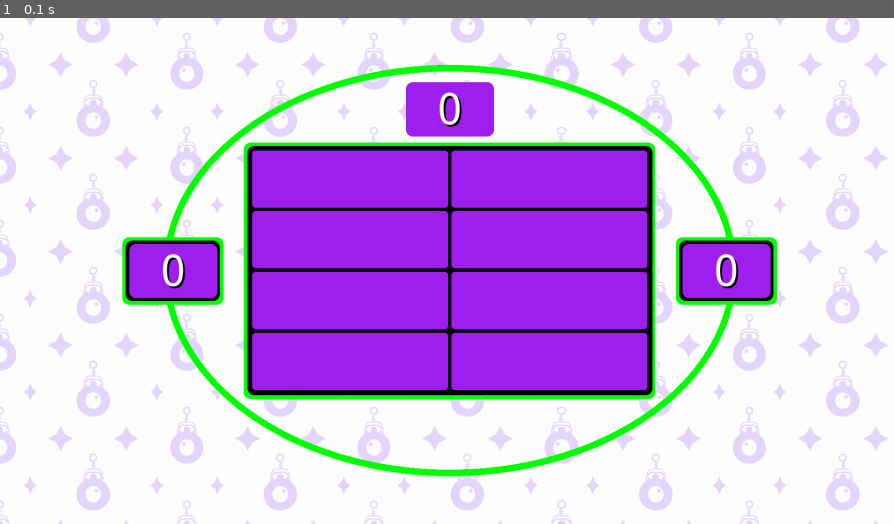
Above: before the commit, frame 1.
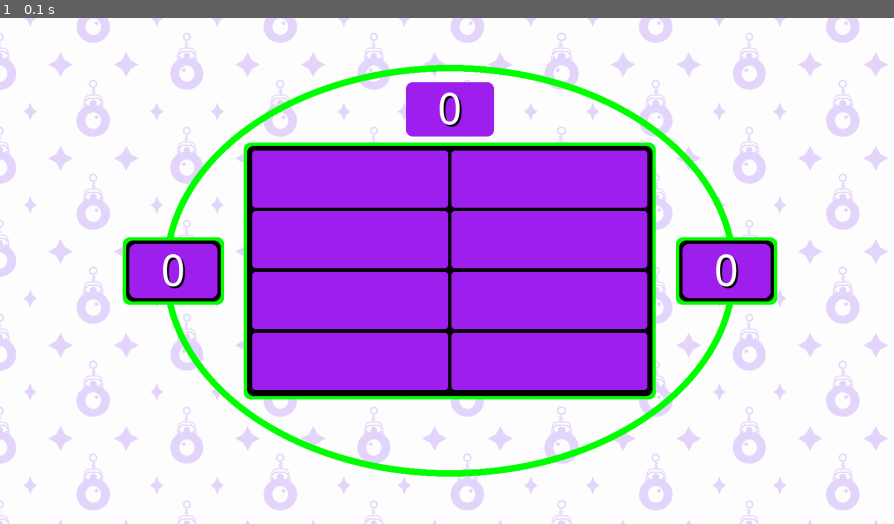
Above: after the commit, the same moment.

Repository: spierepf/FandomFeud
Game: pygame game, started from main_game/server.py
Two runs of this game, one before a commit and one after it. Both use one fixed random seed, a clock stepped at 60 frames per second and the inputs below.
Inputs:
- Up to frame 1 (0.1 s): no input

The runs differ from the first frame. In frame 1, 0.9% of the frame differs, in the area x 13-87%, y 24-91%.

Commit message:
Removed RectBuilder from main_game

Diff:
--- a/main_game/scoreboard_view.py
+++ b/main_game/scoreboard_view.py
@@ -5,7 +5,6 @@
 sys.path.append(abspath(join(dirname(__file__), '..')))
 from core.pygame_view import PygameView
 from core.config import BORDER_COLOUR, BACKGROUND_COLOUR, TEXT_BACKGROUND_COLOUR, BELL_SOUND, BUZZER_SOUND
-from core.rect_builder import RectBuilder
 from core.side import Side
 
 class LocalRect(pygame.Rect):
@@ -61,26 +60,22 @@
 
     def draw_borders(self):
         # Main ellipse
-        pygame.draw.ellipse(self.surface, BORDER_COLOUR, RectBuilder(self.surface).size(85, 61).done(), int(self.UNIT))
-        # pygame.draw.ellipse(self.surface, BACKGROUND_COLOUR, RectBuilder(self.surface).size(84, 60).done())
+        pygame.draw.ellipse(self.surface, BORDER_COLOUR, LocalRect(self.surface.get_rect()).resize(85*self.UNIT, 61*self.UNIT), int(self.UNIT))
 
         # Left score
-        pygame.draw.rect(self.surface, BORDER_COLOUR, RectBuilder(self.surface).size(15, 10).translate(-41, 0).done(),
-                         0, int(self.UNIT))
-        pygame.draw.rect(self.surface, BACKGROUND_COLOUR,
-                         RectBuilder(self.surface).size(14, 9).translate(-41, 0).done(), 0, int(self.UNIT))
+        rect = LocalRect(self.surface.get_rect()).resize(15*self.UNIT, 10*self.UNIT).move(-41*self.UNIT, 0)
+        pygame.draw.rect(self.surface, BORDER_COLOUR, rect,0, int(self.UNIT))
+        pygame.draw.rect(self.surface, BACKGROUND_COLOUR, rect.inflate(-self.UNIT, -self.UNIT), 0, int(self.UNIT))
 
         # Right score
-        pygame.draw.rect(self.surface, BORDER_COLOUR, RectBuilder(self.surface).size(15, 10).translate(+41, 0).done(),
-                         0, int(self.UNIT))
-        pygame.draw.rect(self.surface, BACKGROUND_COLOUR,
-                         RectBuilder(self.surface).size(14, 9).translate(+41, 0).done(), 0, int(self.UNIT))
+        rect = LocalRect(self.surface.get_rect()).resize(15*self.UNIT, 10*self.UNIT).move(+41*self.UNIT, 0)
+        pygame.draw.rect(self.surface, BORDER_COLOUR, rect,0, int(self.UNIT))
+        pygame.draw.rect(self.surface, BACKGROUND_COLOUR, rect.inflate(-self.UNIT, -self.UNIT), 0, int(self.UNIT))
 
         # Inner border
-        pygame.draw.rect(self.surface, BORDER_COLOUR, RectBuilder(self.surface).size(self.inner_border_width, self.inner_border_height).done(), 0,
-                         int(self.UNIT))
-        pygame.draw.rect(self.surface, BACKGROUND_COLOUR, RectBuilder(self.surface).size(self.inner_border_width - 1, self.inner_border_height - 1).done(), 0,
-                         int(self.UNIT))
+        rect = LocalRect(self.surface.get_rect()).resize(self.inner_border_width * self.UNIT, self.inner_border_height * self.UNIT)
+        pygame.draw.rect(self.surface, BORDER_COLOUR, rect, 0, int(self.UNIT))
+        pygame.draw.rect(self.surface, BACKGROUND_COLOUR, rect.inflate(-self.UNIT, -self.UNIT), 0, int(self.UNIT))
 
     def draw_score(self, score, x, y):
         rect = LocalRect(self.surface.get_rect().move(x * self.UNIT, y * self.UNIT)).resize(self.UNIT * 13, self.UNIT * 8)
@@ -114,17 +109,13 @@
                         self.draw_hidden_answer(cell, i)
                 i += 1
 
-    def draw_x(self, count):
-        for i in range(count):
-            x = 32 * (i - 0.5 * count + 0.5)
-            pygame.draw.rect(self.surface, "black", RectBuilder(self.surface).size(34, 34).translate(x, 0).done(), 0,
-                             int(self.UNIT * 3))
-            pygame.draw.rect(self.surface, "red", RectBuilder(self.surface).size(30, 30).translate(x, 0).done(),
-                             int(4 * self.UNIT),
-                             int(self.UNIT * 2))
+    def draw_strike(self, count):
+        for rect in LocalRect(self.surface.get_rect()).resize(self.UNIT * 32 * count, self.UNIT * 32).columns(count):
+            pygame.draw.rect(self.surface, "black", rect.resize(self.UNIT * 34, self.UNIT * 34), 0, int(self.UNIT * 3))
+            pygame.draw.rect(self.surface, "red", rect.resize(self.UNIT * 30, self.UNIT * 30), int(4 * self.UNIT), int(self.UNIT * 2))
             font = pygame.font.Font("fonts/NimbusSans-Regular.otf", int(self.UNIT * 47))
             shadow = font.render("\u00D7", True, "red")
-            self.surface.blit(shadow, RectBuilder(self.surface, shadow.get_rect()).translate(x, 0).done())
+            self.surface.blit(shadow, rect.resize(shadow.get_width(), shadow.get_height()))
 
     def draw_scores(self):
         self.draw_score(self.model.get_score(Side.LEFT), -41, 0)  # left score
@@ -145,6 +136,6 @@
                 self.model.set_strike_start_time(pygame.time.get_ticks())
                 BUZZER_SOUND.play()
             elif pygame.time.get_ticks() - self.model.get_strike_start_time() < int(BUZZER_SOUND.get_length() * 1000):
-                self.draw_x(self.model.get_strike())
+                self.draw_strike(self.model.get_strike())
             else:
                 self.model.clear_strike()
